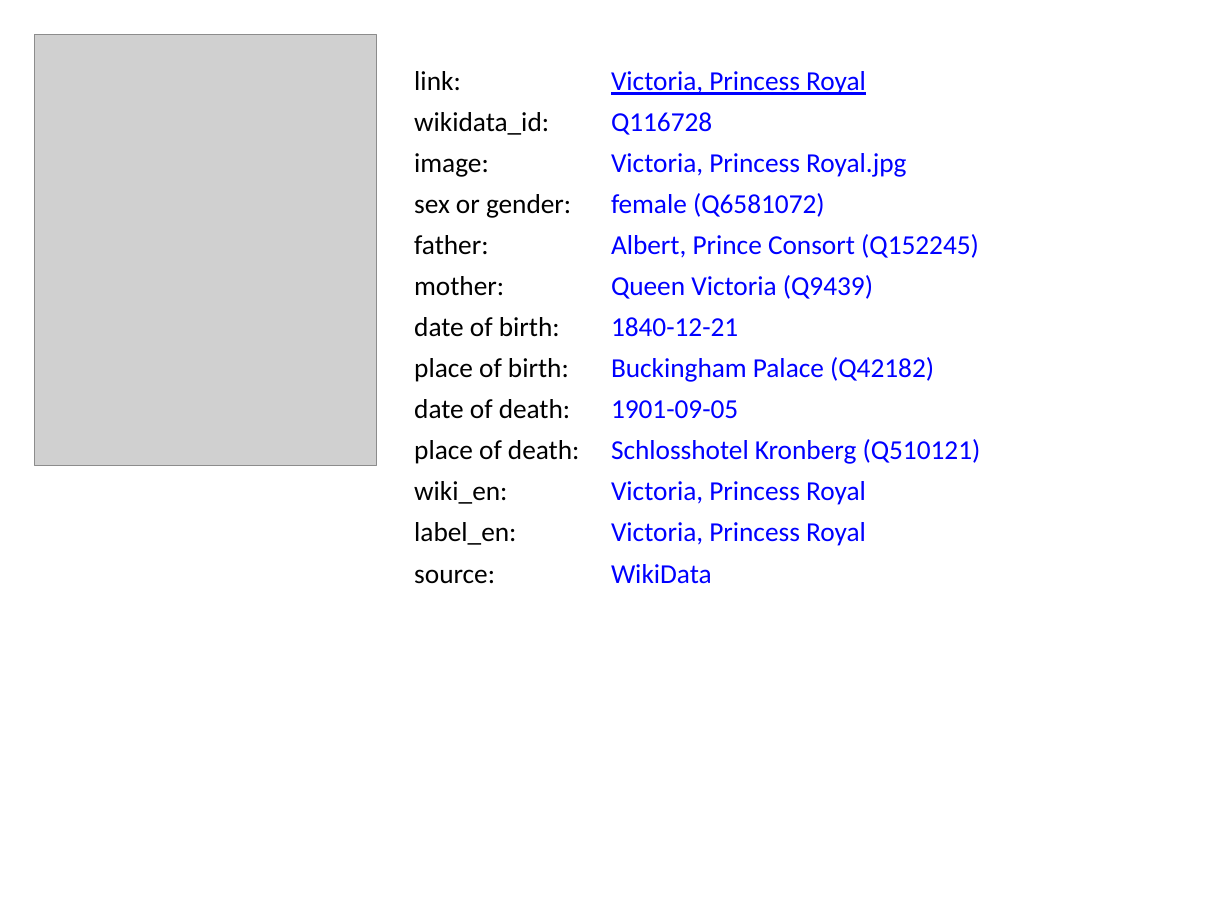
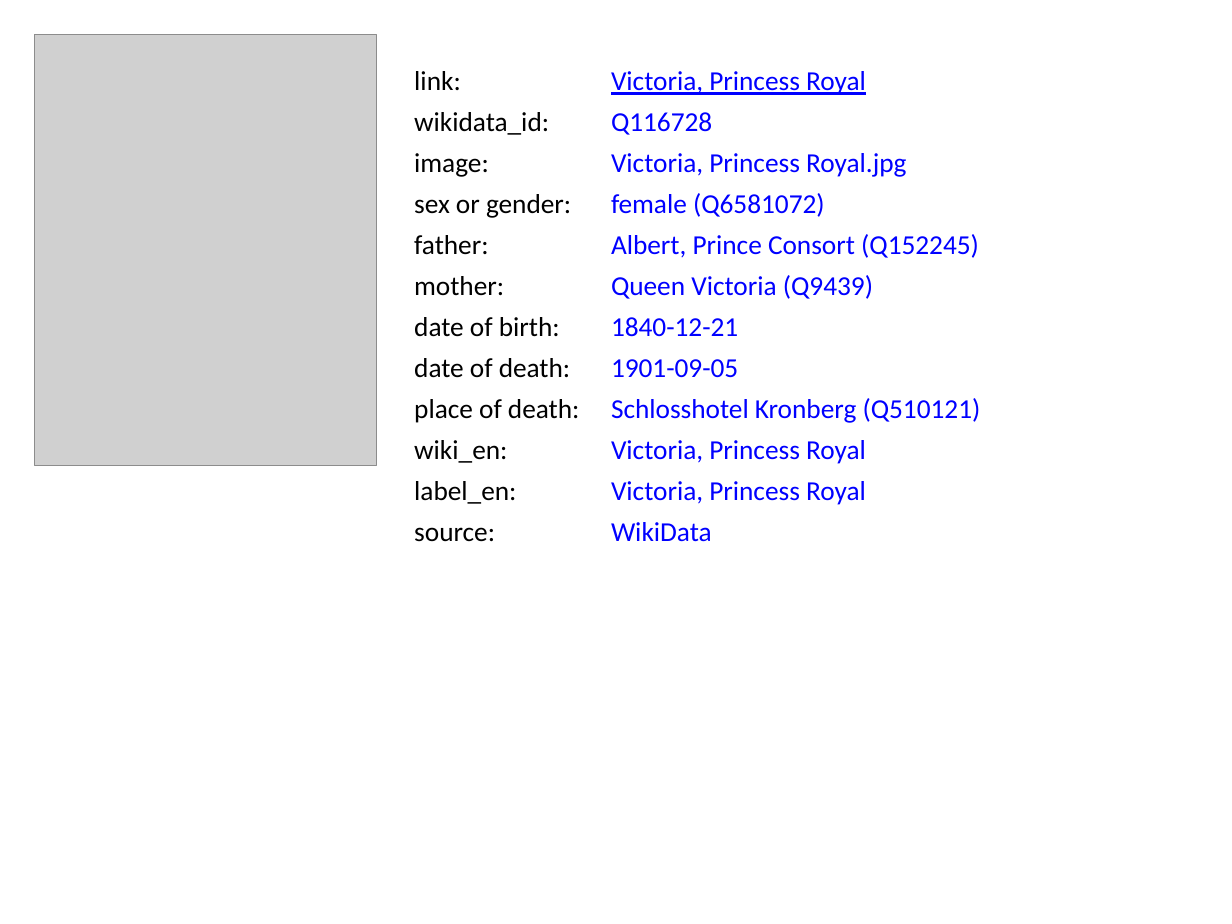
Before and after one commit to BITPlan/com.bitplan.simplegraph, a slide deck: slide 2 of simplegraph-powerpoint/QueenVictoria.pptx. Drawn at 1232x924 pixels with LibreOffice and Linux fonts; fonts in the diff are those of the drawing; grey boxes stand for pictures. Boxes give left, top, right and bottom in pixels: in the first picture for what was removed or moved away, otherwise in the second. Text is boxed around its words. In the diff, an @@ line names an element or a change of style, - is before the commit and + after.

```diff
--- a/simplegraph-powerpoint/QueenVictoria.pptx
+++ b/simplegraph-powerpoint/QueenVictoria.pptx
@@ text at bbox=[414, 358, 570, 378]: text changed @@
-place of birth:
+date of death:
@@ text removed at bbox=[611, 357, 934, 382] @@
-Buckingham Palace (Q42182)
@@ text at bbox=[414, 399, 579, 423]: text changed @@
-date of death:
+place of death:
@@ text "Victoria, Princess Royal" rewrapped from bbox=[611, 481, 866, 505] to bbox=[709, 440, 866, 464] @@
@@ text at bbox=[414, 440, 507, 463]: text changed @@
-wiki_en:
+label_en:
@@ text at bbox=[414, 440, 516, 504]: text changed @@
-place of death:
+wiki_en:
@@ 4 texts: place and size @@
-4 texts at bbox=[414, 400, 981, 584]
+4 texts at bbox=[414, 359, 981, 542]
@@ text removed at bbox=[414, 522, 516, 545] @@
-label_en:
```
Also in this commit, not shown: 39 slides removed, 10 other files.
